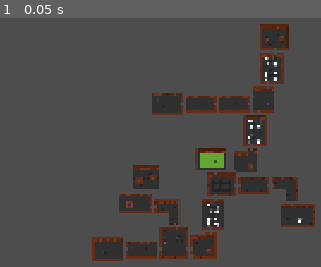
Above: before the commit, frame 1.
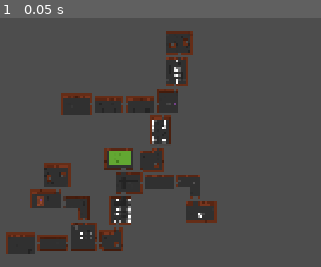
Above: after the commit, the same moment.

Repository: BananerCatter/untitled-roguelike
Game: Godot game, scene res://scenes/dungeon_test.tscn
Two runs of this game, one before a commit and one after it. Both use one fixed random seed, a clock stepped at 60 frames per second and the inputs below. This scene is started directly instead of the project's main scene.
Inputs:
- Up to frame 1 (0.05 s): no input

The runs differ from the first frame. In frame 1, 28% of the frame differs, in the area x 1-99%, y 2-98%.

Commit message:
room positioning for hallway connections 99% done

Diff:
--- a/untitled-roguelike/scenes/dungeon_test.tscn
+++ b/untitled-roguelike/scenes/dungeon_test.tscn
@@ -175,3 +175,7 @@
 tile_set = SubResource("TileSet_wu2nr")
 rendering_quadrant_size = 32
 physics_quadrant_size = 32
+
+[node name="Camera2D" type="Camera2D" parent="." unique_id=1244585072]
+position = Vector2(2344, -738)
+zoom = Vector2(0.2, 0.2)
--- a/untitled-roguelike/scripts/room_gen.gd
+++ b/untitled-roguelike/scripts/room_gen.gd
@@ -59,8 +59,12 @@
 	print("start room exists: ", spawned_rooms.has(start_cell))
 	print("Start room : ", spawned_rooms.get(start_cell))
 	position_rooms()
-
-	test_one_hallway()
+	retry_failed_room_placements()
+	fix_failed_connections()
+
+	var failed_connections = test_one_hallway()
+	print("\nTotal failed connections: ", failed_connections.size())
+	print("Failed connection data: ", failed_connections)
 
 func grid_create() -> void:
 	grid.clear()
@@ -360,6 +364,7 @@
 var spawned_rooms: Dictionary = {}
 var spawned_hallways: Array= []
 var positioned_rooms: Dictionary = {}
+var room_parents: Dictionary = {}
 
 func connect_rooms(a: Vector2i, b: Vector2i) -> void:
 	if not room_connections.has(a):
@@ -407,7 +412,7 @@
 			add_child(room_instance)
 			spawned_rooms[cell]=room_instance
 
-func position_neighbor(current_room, neighbor_room, current_cell, neighbor_cell) -> bool:
+func position_neighbor(current_room, neighbor_room, current_cell, neighbor_cell, extra_offset: Vector2i = Vector2i.ZERO) -> bool:
 	var direction = neighbor_cell - current_cell
 	var movement = Vector2(direction) * TILE_SIZE
 	var first_marker = get_first_marker(current_cell,neighbor_cell)
@@ -438,7 +443,7 @@
 			push_error("invalid marker")
 			return false
 
-	var base_position = neighbor_room.global_position
+	var base_position = neighbor_room.global_position + Vector2(extra_offset) * TILE_SIZE
 	var axis_direction: int
 	match first_marker:
 		"EastH":
@@ -499,13 +504,22 @@
 
 			neighbor_room.global_position = base_position + Vector2(offset) * TILE_SIZE
 			if not room_collides_with_placed(neighbor_room, neighbor_cell):
-				print("Room placed with offset: ", offset)
+				print(
+					"Placed Room ", neighbor_cell,
+					" relative to", current_cell,
+					" with offset: ", offset
+				)
 				return true
 
+	print("Failed to place room: ", neighbor_cell)
+	print("Parent room: ", current_cell)
+	print("Parent position: ", current_room.global_position)
+	print("Last attemped position: ", neighbor_room.global_position)
 	push_error("No valid position for room: " + str(neighbor_cell))
 	return false
 func position_rooms() -> void:
 	positioned_rooms.clear()
+	room_parents.clear()
 
 	var to_visit: Array[Vector2i] = [start_cell]
 	positioned_rooms[start_cell]= true
@@ -516,9 +530,63 @@
 		for neighbor_cell in neighbors:
 			if not positioned_rooms.has(neighbor_cell):
 				var neighbor_room = spawned_rooms[neighbor_cell]
+				room_parents[neighbor_cell]= current_cell
 				if position_neighbor(current_room, neighbor_room, current_cell, neighbor_cell):
 					positioned_rooms[neighbor_cell]= true
 					to_visit.append(neighbor_cell)
+
+func retry_failed_room_placements() -> void:
+	var retry_offsets: Array[Vector2i] = []
+
+	for distance in range(1, 4):
+		retry_offsets.append(Vector2i(distance, 0))
+		retry_offsets.append(Vector2i(-distance, 0))
+		retry_offsets.append(Vector2i(0, distance))
+		retry_offsets.append(Vector2i(0, -distance))
+
+	var made_progress = true
+
+	while made_progress:
+		made_progress = false
+		var positioned_cells = positioned_rooms.keys()
+
+		for parent_cell in positioned_cells:
+			for neighbor_cell in room_connections[parent_cell]:
+				if positioned_rooms.has(neighbor_cell):
+					continue
+
+				if not room_parents.has(neighbor_cell):
+					room_parents[neighbor_cell] = parent_cell
+
+				if room_parents[neighbor_cell] != parent_cell:
+					continue
+
+				var parent_room = spawned_rooms[parent_cell]
+				var neighbor_room = spawned_rooms[neighbor_cell]
+
+				for offset in retry_offsets:
+					neighbor_room.global_position = Vector2.ZERO
+
+					if position_neighbor(
+						parent_room,
+						neighbor_room,
+						parent_cell,
+						neighbor_cell,
+						offset
+					):
+						positioned_rooms[neighbor_cell] = true
+						made_progress = true
+
+						print(
+							"Retry placed room ",
+							neighbor_cell,
+							" relative to ",
+							parent_cell,
+							" with extra offset: ",
+							offset
+						)
+
+						break
 
 func get_room_rect(room) -> Rect2 :
 	var position = room.global_position
@@ -563,45 +631,118 @@
 			continue
 		var other_room = spawned_rooms[cell]
 		if rooms_overlap(candidate_room,other_room):
-			if ignored_cell == Vector2i(3,7):
+			if ignored_cell == Vector2i(4,5):
 				print(
-					"Room (3,7) at ", candidate_room.global_position,
+					"Room (4,5) at ", candidate_room.global_position,
 					" overlaps room", cell,
 					" at ", other_room.global_position
 				)
 			return true
 	return false
 
-func test_one_hallway() -> void:
+func test_one_hallway() -> Array[Dictionary]:
+	var failed_connections: Array[Dictionary] = []
+
 	for cell in room_connections:
 		for neighbor_cell in room_connections[cell]:
+
+			if cell >= neighbor_cell:
+				continue
+
 			if not positioned_rooms.has(cell) or not positioned_rooms.has(neighbor_cell):
+				failed_connections.append({
+					"a": cell,
+					"b": neighbor_cell,
+					"reason": "room_not_placed"
+				})
+
+				push_warning(
+					"Connection " + str(cell) + " -> " + str(neighbor_cell)
+					+ " skipped: one or both rooms were not placed."
+				)
 				continue
-			if cell< neighbor_cell :
-				var room_a = spawned_rooms[cell]
-				var room_b = spawned_rooms[neighbor_cell]
-
-				var door_a_name= get_first_marker(cell,neighbor_cell)
-				var door_b_name = get_opposite_marker(door_a_name)
-
-				var door_a = room_a.get_door(door_a_name)
-				var door_b = room_b.get_door(door_b_name)
-
-				var start = generated_hallways.local_to_map(
-					generated_hallways.to_local(door_a.global_position)
+
+			var room_a = spawned_rooms[cell]
+			var room_b = spawned_rooms[neighbor_cell]
+
+			var door_a_name = get_first_marker(cell, neighbor_cell)
+			var door_b_name = get_opposite_marker(door_a_name)
+
+			var door_a = room_a.get_door(door_a_name)
+			var door_b = room_b.get_door(door_b_name)
+
+
+			var start = generated_hallways.local_to_map(
+				generated_hallways.to_local(door_a.global_position)
+			)
+
+			var finish = generated_hallways.local_to_map(
+				generated_hallways.to_local(door_b.global_position)
+			)
+
+			print("\nTesting connection: ", cell, " -> ", neighbor_cell)
+			print("Start door: ", door_a_name)
+			print("End door: ", door_b_name)
+
+			var path = find_hallway_path(
+				start,
+				finish,
+				door_a_name,
+				door_b_name
+			)
+
+			if not path.is_empty() and path.size() > abs(start.x-finish.x) + abs(start.y-finish.y) + 12:
+				print ("\n--- LONG PATH DIAGNOSTIC ---")
+				print("Connection: ", cell, " -> ", neighbor_cell)
+				print("Start door: ", get_first_marker(cell, neighbor_cell))
+				print("End door: ", get_opposite_marker(get_first_marker(cell, neighbor_cell)))
+				print("Room A position: ", room_a.global_position)
+				print("Room B position: ", room_b.global_position)
+				print("Door A position: ", door_a.global_position)
+				print("Door B position: ", door_b.global_position)
+				print("Start tile: ", start)
+				print("Finish tile: ", finish)
+				print("Path length: ", path.size())
+
+			var distance = (
+				abs(start.x - finish.x)
+				+ abs(start.y - finish.y)
+			)
+
+			var max_path_length = distance + 12
+
+			var failure_reason = ""
+
+			if path.is_empty():
+				failure_reason = "no_path_found"
+			elif path.size() > max_path_length:
+				failure_reason = "path_too_long"
+
+			if failure_reason != "":
+				failed_connections.append({
+					"a": cell,
+					"b": neighbor_cell,
+					"door_a": door_a_name,
+					"door_b": door_b_name,
+					"start": start,
+					"finish": finish,
+					"path_length": path.size(),
+					"max_path_length": max_path_length,
+					"reason": failure_reason
+				})
+
+				push_warning(
+					"Invalid hallway: " + str(cell) + " -> "
+					+ str(neighbor_cell) + " | Reason: "
+					+ failure_reason
 				)
-				var finish = generated_hallways.local_to_map(
-					generated_hallways.to_local(door_b.global_position)
-				)
-				print("Start door: ", door_a_name)
-				print("End door: ", door_b_name)
-				var path = find_hallway_path(start, finish, door_a_name, door_b_name)
-				if path.is_empty():
-					push_warning("No path found between " + str(cell) + " and " + str(neighbor_cell))
-				print ("\nTesting connection: ", cell, " -> ", neighbor_cell)
-				print ("Start: ", start, " Finish: ", finish)
-				print("Path: ", path)
-				print("Path length: ", path.size())
+
+			print("Start: ", start, " Finish: ", finish)
+			print("Path: ", path)
+			print("Path length: ", path.size())
+			print("Maximum allowed length: ", max_path_length)
+
+	return failed_connections
 
 func find_hallway_path(
 	start_cell: Vector2i,
@@ -729,3 +870,195 @@
 	]
 
 	return not Geometry2D.intersect_polygons(polygon, tile_polygon).is_empty()
+
+
+func get_room_descendants(parent_cell: Vector2i) -> Array[Vector2i]:
+	var descendants: Array[Vector2i] = []
+	var to_check: Array[Vector2i] = [parent_cell]
+
+	while not to_check.is_empty():
+		var current_cell= to_check.pop_front()
+
+		for child_cell in room_parents:
+			if room_parents[child_cell]== current_cell:
+				descendants.append(child_cell)
+				to_check.append(child_cell)
+
+	return descendants
+
+
+func room_group_collides(moving_cells: Array[Vector2i]) -> bool:
+	for cell in moving_cells:
+		var room = spawned_rooms[cell]
+
+		for other_cell in positioned_rooms:
+			if moving_cells.has(other_cell):
+				continue
+
+			var other_room = spawned_rooms[other_cell]
+
+			if rooms_overlap(room, other_room):
+				return true
+
+	return false
+
+
+func move_room_subtree(parent_cell: Vector2i, direction: Vector2i) -> bool:
+	var moving_cells: Array[Vector2i] = [parent_cell]
+	moving_cells.append_array(get_room_descendants(parent_cell))
+
+	for cell in moving_cells:
+		spawned_rooms[cell].global_position += Vector2(direction) * TILE_SIZE
+
+	if room_group_collides(moving_cells):
+		for cell in moving_cells:
+			spawned_rooms[cell].global_position -= Vector2(direction) * TILE_SIZE
+
+		return false
+
+	return true
+
+
+func try_fix_connection(cell: Vector2i, neighbor_cell: Vector2i) -> bool:
+	var room_a = spawned_rooms[cell]
+	var room_b = spawned_rooms[neighbor_cell]
+
+	var door_a_name = get_first_marker(cell, neighbor_cell)
+	var door_b_name = get_opposite_marker(door_a_name)
+
+	var door_a = room_a.get_door(door_a_name)
+	var door_b = room_b.get_door(door_b_name)
+
+	var start = generated_hallways.local_to_map(
+		generated_hallways.to_local(door_a.global_position)
+	)
+
+	var finish= generated_hallways.local_to_map(
+		generated_hallways.to_local(door_b.global_position)
+	)
+	var distance = abs(start.x - finish.x) + abs(start.y - finish.y)
+	var max_path_length = distance + 12
+	var path = find_hallway_path(start, finish, door_a_name, door_b_name)
+
+	if not path.is_empty() and path.size() <= max_path_length:
+		return true
+
+	var direction = neighbor_cell - cell
+	var moving_cell = neighbor_cell
+	var movement_direction = direction
+
+	if room_parents.has(cell) and room_parents[cell] == neighbor_cell:
+		moving_cell = cell
+		movement_direction = -direction
+
+	var moving_room = spawned_rooms[moving_cell]
+	var moving_door
+	var fixed_door
+
+	if moving_cell == neighbor_cell:
+		moving_door = room_b.get_door(door_b_name)
+		fixed_door = room_a.get_door(door_a_name)
+	else:
+		moving_door = room_a.get_door(door_a_name)
+		fixed_door = room_b.get_door(door_b_name)
+
+	var alignment_direction = Vector2i.ZERO
+	var alignment_difference: float
+
+	if door_a_name == "EastH" or door_a_name == "WestH":
+		alignment_difference = fixed_door.global_position.y - moving_door.global_position.y
+		alignment_direction = Vector2i(0, signi(alignment_difference))
+	else:
+		alignment_difference = fixed_door.global_position.x - moving_door.global_position.x
+		alignment_direction = Vector2i(signi(alignment_difference), 0)
+
+	var alignment_steps = min(
+		roundi(abs(alignment_difference) / TILE_SIZE),
+		MAX_ROOM_DISPLACEMENT
+	)
+
+	var perpendicular_directions: Array[Vector2i] = []
+
+	if alignment_direction != Vector2i.ZERO:
+		perpendicular_directions.append(alignment_direction)
+		perpendicular_directions.append(-alignment_direction)
+	else:
+		perpendicular_directions.append(Vector2i.ZERO)
+
+	for perpendicular_direction in perpendicular_directions:
+		var moves_made: Array[Vector2i]= []
+		var perpendicular_steps = alignment_steps
+
+		if perpendicular_direction == -alignment_direction and alignment_direction != Vector2i.ZERO:
+			perpendicular_steps = MAX_ROOM_DISPLACEMENT
+
+		for attempt in range(perpendicular_steps):
+			if not move_room_subtree(moving_cell, perpendicular_direction):
+				print("PERPENDICULAR MOVE BLOCKED: ", perpendicular_direction)
+				break
+
+			moves_made.append(perpendicular_direction)
+
+			door_a = room_a.get_door(door_a_name)
+			door_b = room_b.get_door(door_b_name)
+
+			start = generated_hallways.local_to_map(
+				generated_hallways.to_local(door_a.global_position)
+			)
+			finish = generated_hallways.local_to_map(
+				generated_hallways.to_local(door_b.global_position)
+			)
+
+			distance = abs(start.x - finish.x) + abs(start.y - finish.y)
+			max_path_length = distance + 12
+			path = find_hallway_path(start, finish, door_a_name, door_b_name)
+
+			if not path.is_empty() and path.size() <= max_path_length:
+				print("Fixed connection: ", cell, " -> ", neighbor_cell)
+				return true
+
+		for attempt in range(MAX_ROOM_DISPLACEMENT):
+			if not move_room_subtree(moving_cell, movement_direction):
+				print("CONNECTION MOVE BLOCKED: ", movement_direction)
+				break
+
+			moves_made.append(movement_direction)
+
+			door_a = room_a.get_door(door_a_name)
+			door_b = room_b.get_door(door_b_name)
+
+			start = generated_hallways.local_to_map(
+				generated_hallways.to_local(door_a.global_position)
+			)
+			finish = generated_hallways.local_to_map(
+				generated_hallways.to_local(door_b.global_position)
+			)
+
+			distance = abs(start.x - finish.x) + abs(start.y - finish.y)
+			max_path_length = distance + 12
+			path = find_hallway_path(start, finish, door_a_name, door_b_name)
+
+			if not path.is_empty() and path.size() <= max_path_length:
+				print("Fixed connection: ", cell, " -> ", neighbor_cell)
+				return true
+
+		for i in range(moves_made.size() - 1, -1, -1):
+			move_room_subtree(moving_cell, -moves_made[i])
+
+	return false
+
+
+func fix_failed_connections() -> void:
+	for cell in room_connections:
+		for neighbor_cell in room_connections[cell]:
+			if cell >= neighbor_cell:
+				continue
+
+			if not positioned_rooms.has(cell) or not positioned_rooms.has(neighbor_cell):
+				continue
+
+			if not try_fix_connection(cell, neighbor_cell):
+				push_warning(
+					"Could not fix connection: "
+					+ str(cell) + " -> " + str(neighbor_cell)
+				)
